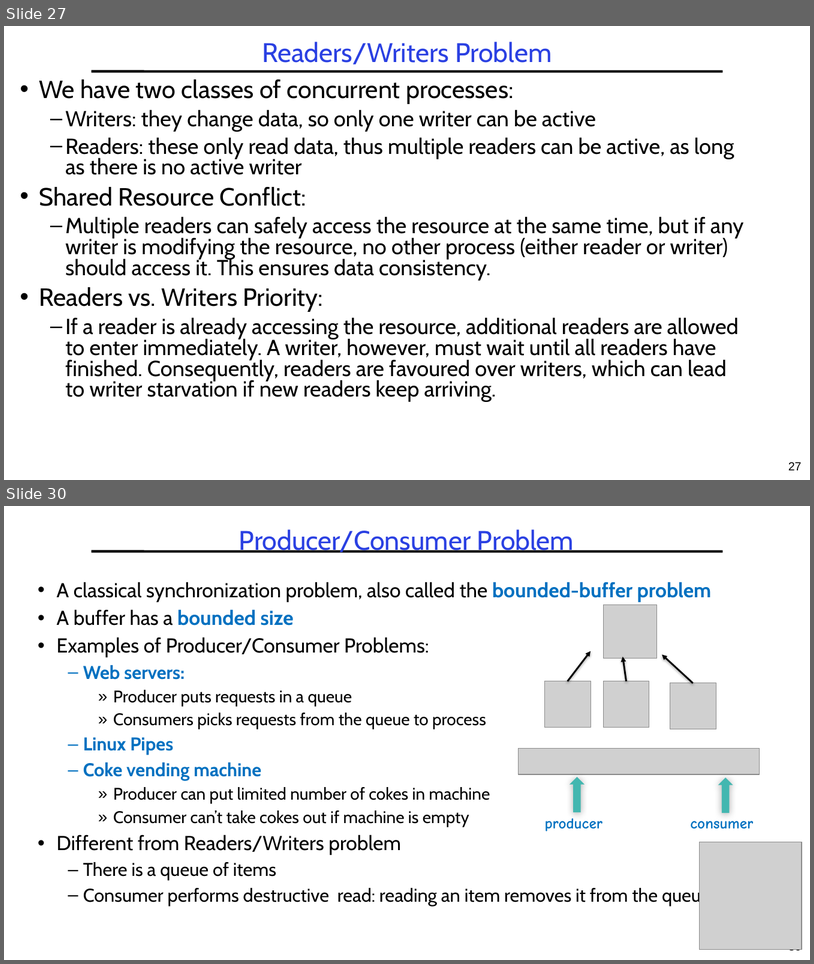
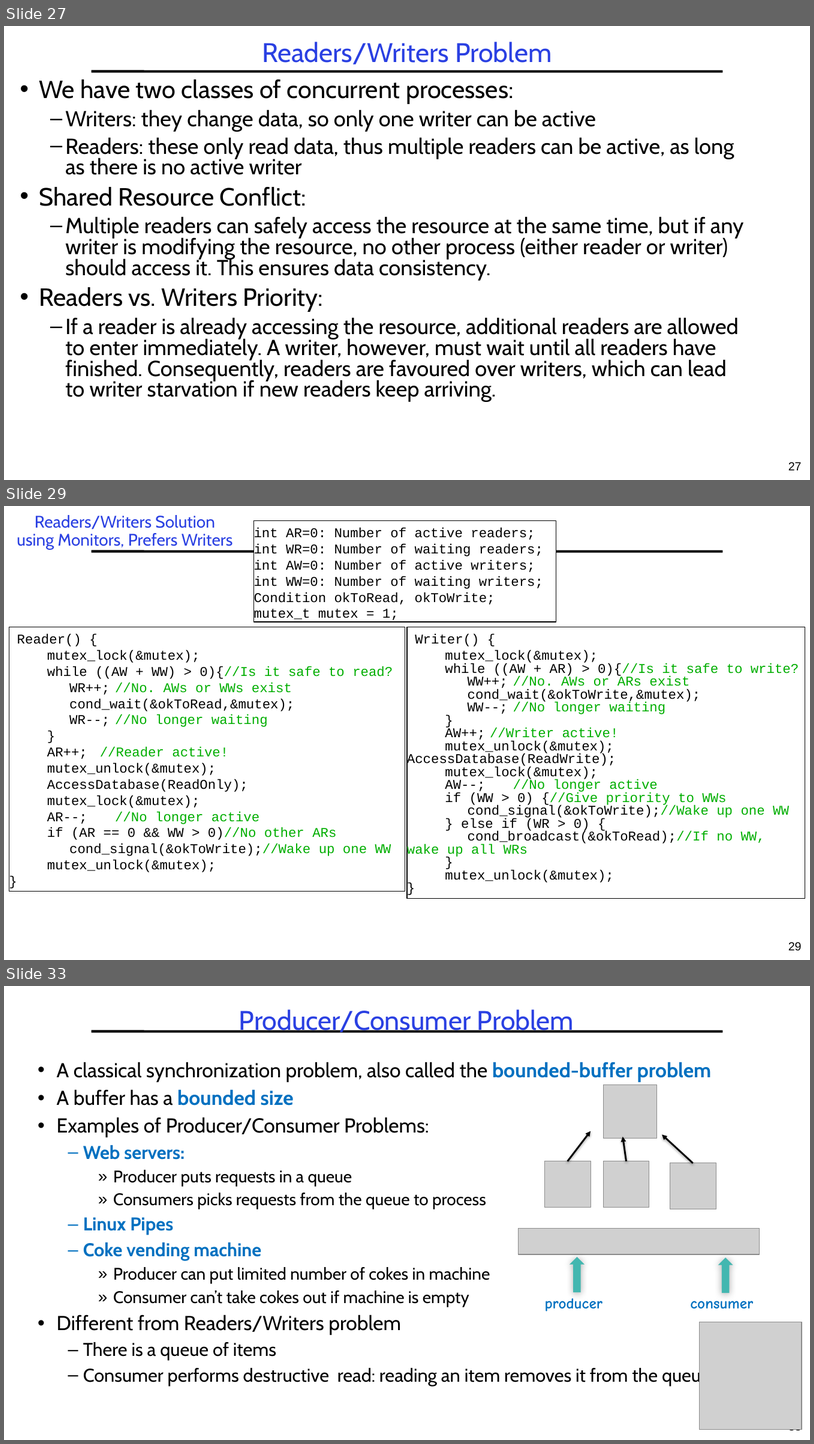
Before and after one commit to guhofstra/CSC256Fa25, a slide deck: PPTs/L3-Synchronization.pptx. Shown one above the other, each under a label of ours: slides 27 and 30 before the commit, slides 27, 29 and 33 after it; the slides between them are not shown. The pictures are 814x964 and 814x1444 pixels, drawn with LibreOffice and Linux fonts; fonts in the diff are those of the drawing; grey boxes stand for pictures. Boxes give left, top, right and bottom in pixels: in the first picture for what was removed or moved away, otherwise in the second. Text is boxed around its words. In the diff, an @@ line names an element or a change of style, - is before the commit and + after.

```diff
--- a/PPTs/L3-Synchronization.pptx
+++ b/PPTs/L3-Synchronization.pptx
@@ slide 29 added at (4, 506, 810, 960), background #FFFFFF; not listed: 1 template element that a slide beside it also shows @@
@@ title added at (17, 515, 233, 549), 20 pt, text #2A40E2 @@
+Readers/Writers Solution
+using Monitors, Prefers Writers
@@ rectangle added at (254, 520, 557, 622), fill #FFFFFF, outline #000000 1 pt, 16 pt, text #000000 @@
+int AR=0: Number of active readers;
+int WR=0: Number of waiting readers;
+int AW=0: Number of active writers;
+int WW=0: Number of waiting writers;
+Condition okToRead, okToWrite;
+mutex_t mutex = 1;
@@ rectangle added at (9, 627, 405, 891), outline #000000 1 pt, 16 pt, text #000000 @@
+Reader() {
+mutex_lock(&mutex);
+while ((AW + WW) > 0){//Is it safe to read?
+WR++; //No. AWs or WWs exist
+cond_wait(&okToRead,&mutex);
+WR--; //No longer waiting
+}
+AR++; //Reader active!
+mutex_unlock(&mutex);
+AccessDatabase(ReadOnly);
+mutex_lock(&mutex);
+AR--; //No longer active
+if (AR == 0 && WW > 0)//No other ARs
+cond_signal(&okToWrite);//Wake up one WW
+mutex_unlock(&mutex);
+}
@@ rectangle added at (408, 627, 806, 898), fill #FFFFFF, outline #000000 1 pt, 16 pt, text #000000 @@
+Writer() {
+mutex_lock(&mutex);
+while ((AW + AR) > 0){//Is it safe to write?
+WW++; //No. AWs or ARs exist
+cond_wait(&okToWrite,&mutex);
+WW--; //No longer waiting
+}
+AW++; //Writer active!
+mutex_unlock(&mutex); AccessDatabase(ReadWrite);
+mutex_lock(&mutex);
+AW--; //No longer active
+if (WW > 0) {//Give priority to WWs
+cond_signal(&okToWrite);//Wake up one WW
+} else if (WR > 0) {
+cond_broadcast(&okToRead);//If no WW, wake up all WRs
+}
+mutex_unlock(&mutex);
+}
@@ page number added at (789, 942, 802, 951), 14 pt, text #000000 @@
+29
@@ what was slide 30 is now slide 33 @@
```
Also in this commit, not shown: 2 slides changed, 2 other slides added, 6 other files.
